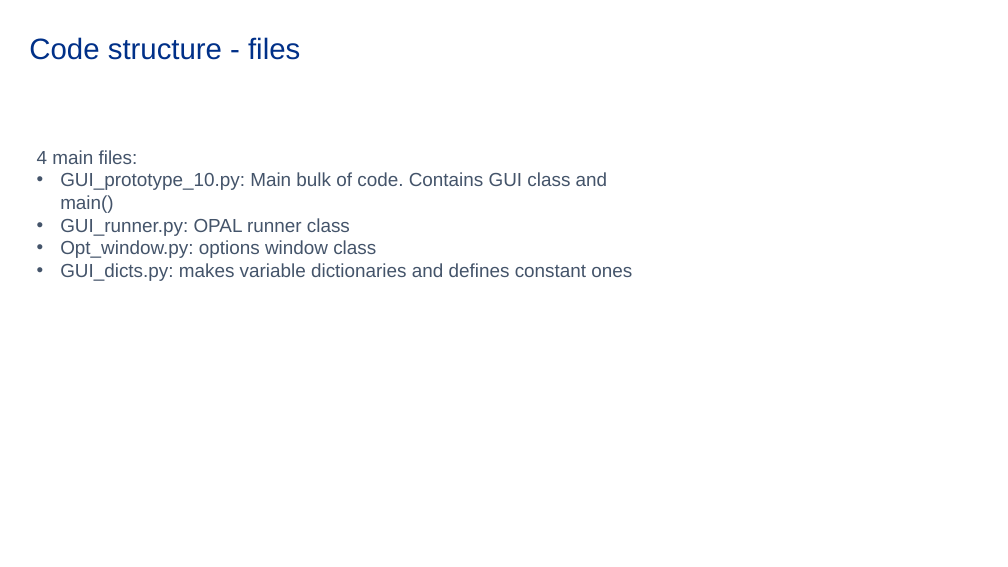
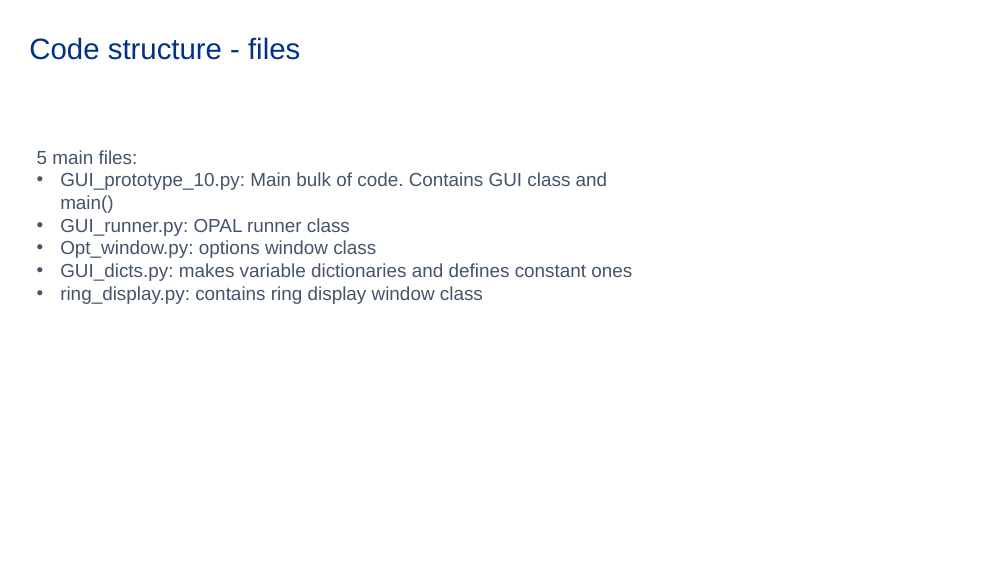
Before and after one commit to ErinW44/OPAL_GUI, a slide deck: slide 16 of GUI_powerpoint.pptx. Drawn at 1008x567 pixels with LibreOffice and Linux fonts; fonts in the diff are those of the drawing; background and template pictures are left out. Boxes give left, top, right and bottom in pixels: in the first picture for what was removed or moved away, otherwise in the second. Text is boxed around its words. In the diff, an @@ line names an element or a change of style, - is before the commit and + after.

```diff
--- a/GUI_powerpoint.pptx
+++ b/GUI_powerpoint.pptx
@@ text at (37, 150, 138, 164): text changed @@
-4 main files:
+5 main files:
@@ text at (60, 286, 483, 304): paragraph added @@
+• ring_display.py: contains ring display window class
```
Also in this commit, not shown: 3 other slides changed.
